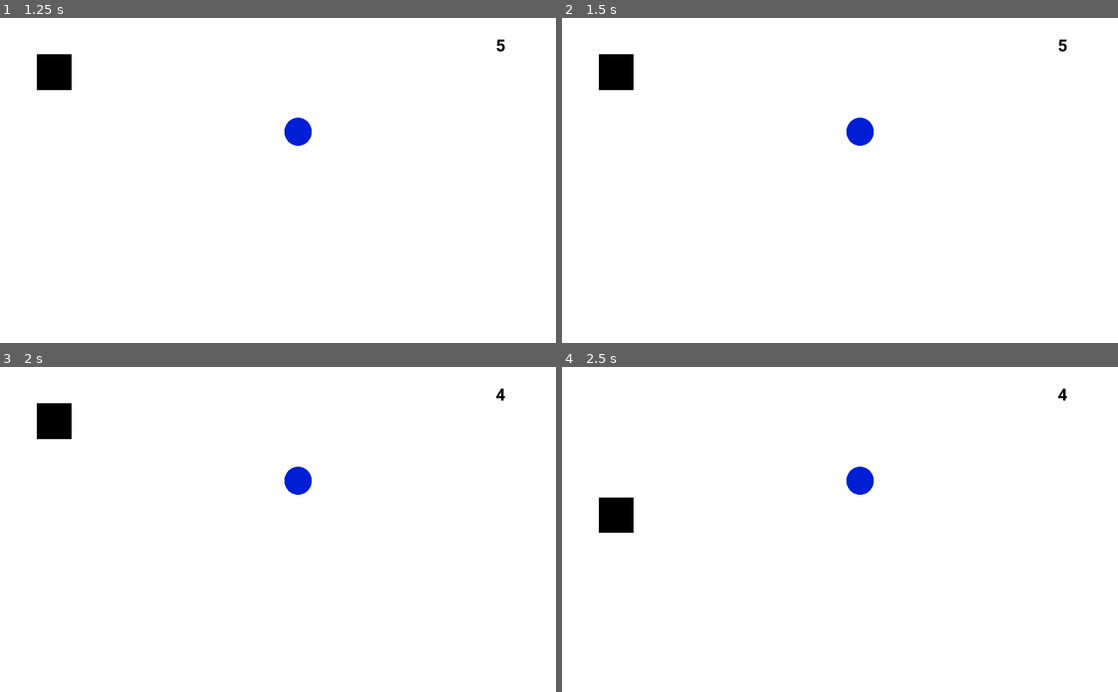
Above: before the commit, frames 1-4 (two rows, left to right).
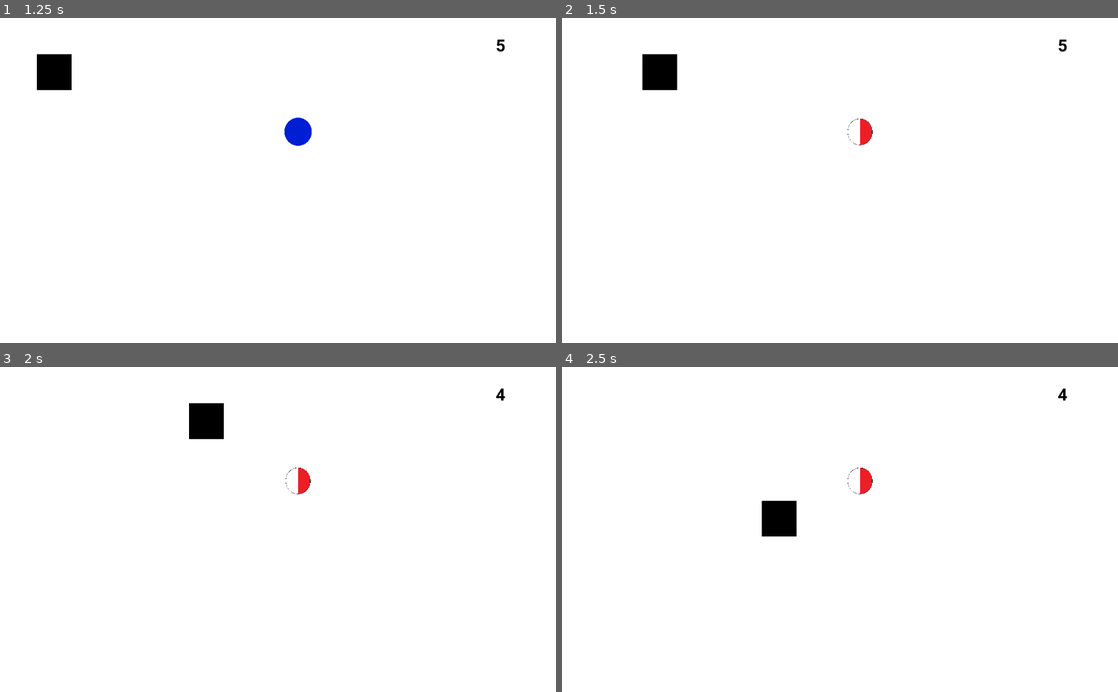
Above: after the commit, the same moments.

Repository: scamipia/SalvandoLasPapas
Game: Godot game, scene res://src/Main.tscn
Two runs of this game, one before a commit and one after it. Both use one fixed random seed, a clock stepped at 60 frames per second and the inputs below.
Inputs (mouse positions are in pixels of both pictures, inside the frame that each line leads up to):
- Up to frame 1 (1.25 s): click "Start" at 0.5 s
- Up to frame 2 (1.5 s): tap Enter at 1.25 s; move the mouse to (962, 164) at 1.27 s; hold Right (move_right) from 1.28 s (still down); right-click (962, 164) at 1.35 s
- Up to frame 3 (2 s): keep holding Right (move_right)
- Up to frame 4 (2.5 s): move the mouse to (728, 545) at 2.02 s; release Right (move_right) at 2.03 s; hold Down (move_down) from 2.03 s (still down); right-click (728, 545) at 2.1 s

Frame 1 is identical in both runs. In frame 2, 1.7% of the frame differs, in the area x 6-57%, y 11-40%; in frame 3, 1.7%; in frame 4, 1.7%.

Commit message:
se agrega la accion de completar las tareas para ambos jugadores

Diff:
--- a/project.godot
+++ b/project.godot
@@ -45,6 +45,11 @@
 "events": [ Object(InputEventKey,"resource_local_to_scene":false,"resource_name":"","device":0,"alt":false,"shift":false,"control":false,"meta":false,"command":false,"pressed":false,"scancode":0,"physical_scancode":16777217,"unicode":0,"echo":false,"script":null)
  ]
 }
+right_click={
+"deadzone": 0.5,
+"events": [ Object(InputEventMouseButton,"resource_local_to_scene":false,"resource_name":"","device":0,"alt":false,"shift":false,"control":false,"meta":false,"command":false,"button_mask":0,"position":Vector2( 0, 0 ),"global_position":Vector2( 0, 0 ),"factor":1.0,"button_index":2,"pressed":false,"doubleclick":false,"script":null)
+ ]
+}
 
 [physics]
 
--- /dev/null
+++ b/src/entities/MousePlayer.tscn
@@ -0,0 +1,3 @@
+[gd_scene format=2]
+
+[node name="MousePlayer" type="Node"]
--- a/src/entities/Player.tscn
+++ b/src/entities/Player.tscn
@@ -7,7 +7,6 @@
 radius = 20.0
 
 [node name="Player" type="KinematicBody2D"]
-motion/sync_to_physics = true
 script = ExtResource( 2 )
 
 [node name="Sprite" type="Sprite" parent="."]
--- /dev/null
+++ b/src/entities/Task.gd
@@ -0,0 +1,35 @@
+extends Area2D
+
+signal hit
+# Declare member variables here. Examples:
+# var a = 2
+# var b = "text"
+onready var sprite = $Sprite
+var playerCompletedTask = false
+var mousePlayerCompletedTask = false
+
+
+func _on_Task_body_entered(body):
+	emit_signal("hit")
+	playerCompletedTask = true
+	if mousePlayerCompletedTask:
+		completeTask()
+	else:
+		changeState("res://assets/player_completed_task.png")
+	# Must be deferred as we can't change physics properties on a physics callback.
+	$CollisionShape2D.set_deferred("disabled", true)
+
+func _physics_process(delta):
+	if Input.is_action_just_pressed("right_click"):
+		mousePlayerCompletedTask = true
+		if playerCompletedTask:
+			completeTask()
+		else:
+			changeState("res://assets/mouse_player_completed_task.png")
+
+
+func changeState(textureRoute):
+	sprite.texture = ResourceLoader.load(textureRoute)
+
+func completeTask():
+	changeState("res://assets/task_completed.png")
--- a/src/entities/Task.tscn
+++ b/src/entities/Task.tscn
@@ -1,11 +1,13 @@
-[gd_scene load_steps=3 format=2]
+[gd_scene load_steps=4 format=2]
 
 [ext_resource path="res://assets/task.png" type="Texture" id=1]
+[ext_resource path="res://src/entities/Task.gd" type="Script" id=2]
 
 [sub_resource type="CircleShape2D" id=1]
 
-[node name="Task" type="StaticBody2D"]
-constant_linear_velocity = Vector2( 100, 100 )
+[node name="Task" type="Area2D"]
+collision_mask = 0
+script = ExtResource( 2 )
 
 [node name="CollisionShape2D" type="CollisionShape2D" parent="."]
 rotation = -3.14159
@@ -15,3 +17,5 @@
 [node name="Sprite" type="Sprite" parent="."]
 scale = Vector2( 0.1, 0.1 )
 texture = ExtResource( 1 )
+
+[connection signal="body_entered" from="." to="." method="_on_Task_body_entered"]
Binary file added: assets/mouse_player_completed_task.png
Not shown, added: assets/mouse_player_completed_task.png.import
Binary file added: assets/player_completed_task.png
Not shown, added: assets/player_completed_task.png.import
Binary file added: assets/task_completed.png
Not shown, added: assets/task_completed.png.import
